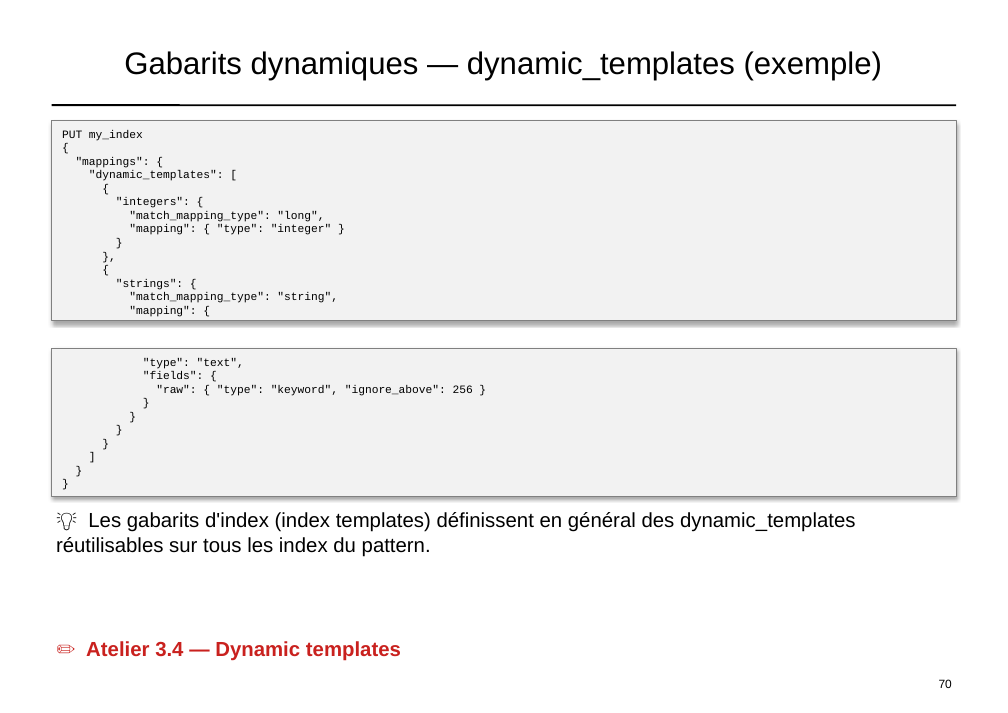
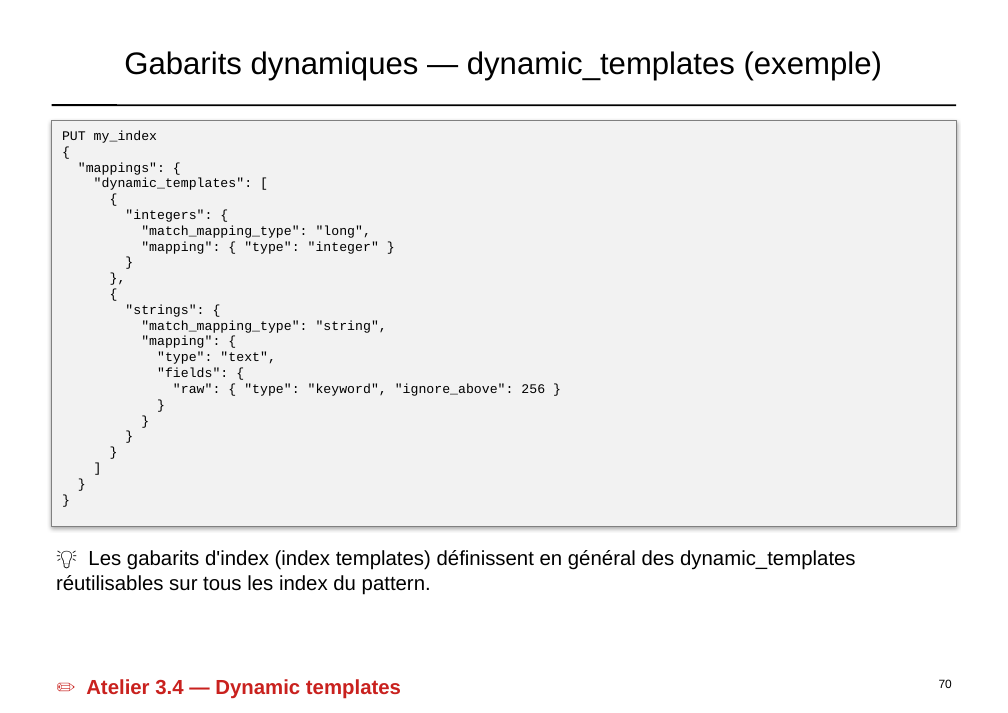
Before and after one commit to dthibau/opensearch, a slide deck: slide 55 of opensearch_simple.pptx. Drawn at 1008x713 pixels with LibreOffice and Linux fonts; fonts in the diff are those of the drawing. Boxes give left, top, right and bottom in pixels: in the first picture for what was removed or moved away, otherwise in the second. Text is boxed around its words. In the diff, an @@ line names an element or a change of style, - is before the commit and + after.

```diff
--- a/opensearch_simple.pptx
+++ b/opensearch_simple.pptx
@@ rectangle "PUT my_index": place and size @@
-rectangle "PUT my_index" at (52,121,956,322)
+rectangle "PUT my_index" at (52,121,956,527)
@@ text in rectangle at (62,130,387,348): size 9.4 to 11 pt in "PUT my_index", "{", ""mappings": {", ""dynamic_templates": [" and 10 more places @@
@@ rectangle removed at (52,348,956,497) @@
-"type": "text",
-"fields": {
-"raw": { "type": "keyword", "ignore_above": 256 }
-}
-}
-}
-}
-]
-}
-}
@@ text in rectangle at (157,352,545,396): paragraphs added @@
+"type": "text",
+"fields": {
+"raw": { "type": "keyword", "ignore_above": 256 }
+}
+}
+}
+}
+]
+}
+}
@@ text "💡 Les gabarits d'index (index ...": place and size @@
-text "💡 Les gabarits d'index (index ..." at (56,512,856,661)
+text "💡 Les gabarits d'index (index ..." at (56,550,856,699)
```
Also in this commit, not shown: 23 other slides changed, 11 slides added, 3 other files.
